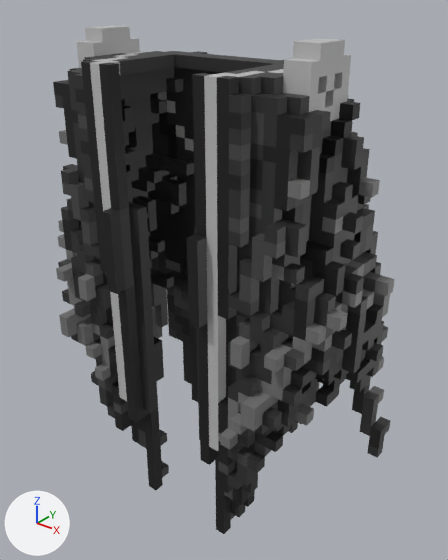
Before and after pictures for a commit that changed the glTF model src/assets/models/equipment/momaku.glb.
Both versions are drawn from a 50 mm lens placed at (1.362, -1.563, 2.045), pointed at (0.028, 0.105, 1.01). Lighting does not change. The marker at lower left points along +X, +Y and +Z. Where no turn or scale is listed for an object, it has been applied to the vertices. Vertices at the same position are counted once.

Names of what the first picture shows: 'CAPE'.
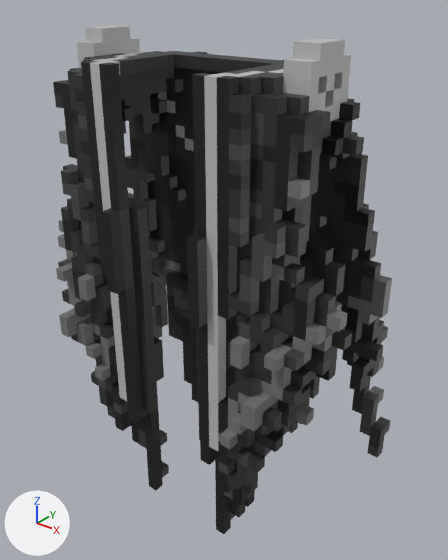
Location of each change, [x1, y1, x2, y2] in pixels of the pictures (448 x 560 px):
'CAPE', reshaped: before [53, 26, 395, 534]; after [53, 26, 392, 534]
part 1 of me_mesh_15, cut back: before [307, 148, 395, 407]; after [310, 153, 373, 328]
part 2 of me_mesh_15, cut back: before [124, 114, 194, 289]; after [126, 116, 161, 205]
part 3 of me_mesh_15, surface changed: [165, 259, 390, 410] in both

What changed in the scene script:
```text
Change me_mesh_15:
    used by ob_cape; location = (0.0, 0.0, 0.0)
    remove me_mesh_15.from_pydata(...)  # 6344 vertices, 13108 faces; spans x -0.69..0.69, y -0.3..0.39, z 0.0..1.89
    add me_mesh_15.from_pydata(...)  # 5682 vertices, 11636 faces; spans x -0.64..0.64, y -0.3..0.39, z 0.0..1.89
    me_mesh_15 part 1: 11 vertices moved from x 0.43..0.6, y 0.0..0.13, z 0.99..1.29 to x 0.47..0.56, y -0.04..0.17, z 0.99..1.25; 366 vertices removed from x 0.17..0.69, y -0.04..0.17, z 0.69..1.59; 35 vertices added at x 0.39..0.56, y -0.04..0.17, z 0.95..1.59
    me_mesh_15 part 2: 11 vertices moved from x -0.6..-0.43, y 0.0, z 0.99..1.29 to x -0.56..-0.47, y -0.04, z 0.99..1.25; 366 vertices removed from x -0.69..-0.17, y -0.04..0.17, z 0.69..1.59; 35 vertices added at x -0.56..-0.39, y -0.04..0.17, z 0.95..1.59
    me_mesh_15 part 3: 743 kept faces spanning x -0.64..0.64, y -0.3..0.39, z 0.39..1.55 get new texture (UV) coordinates
```
